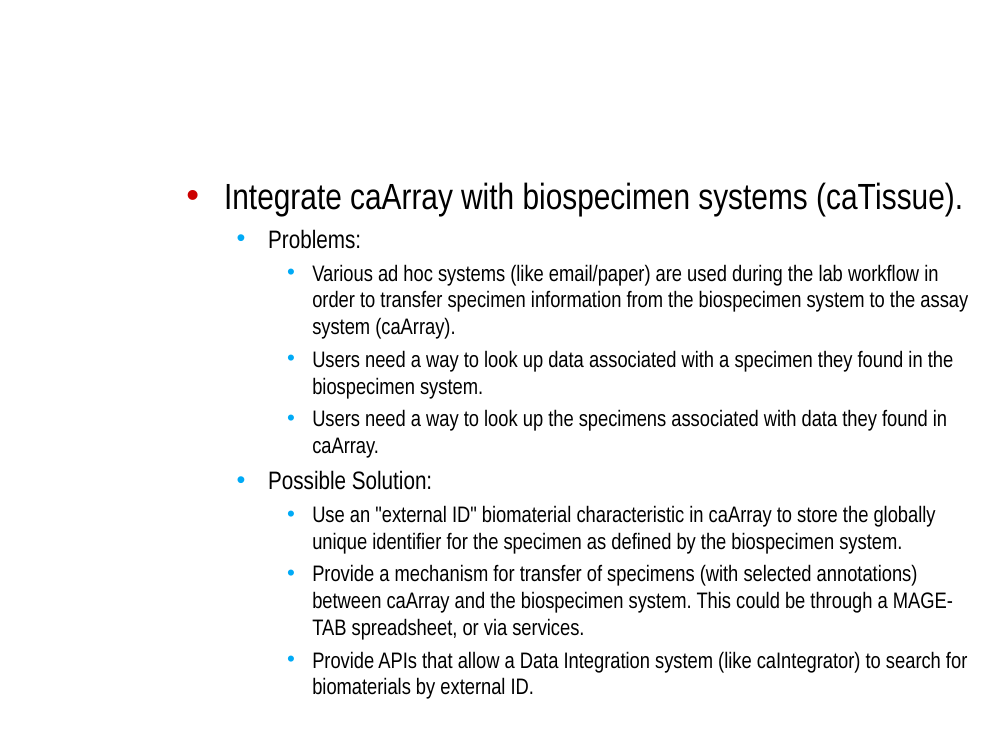
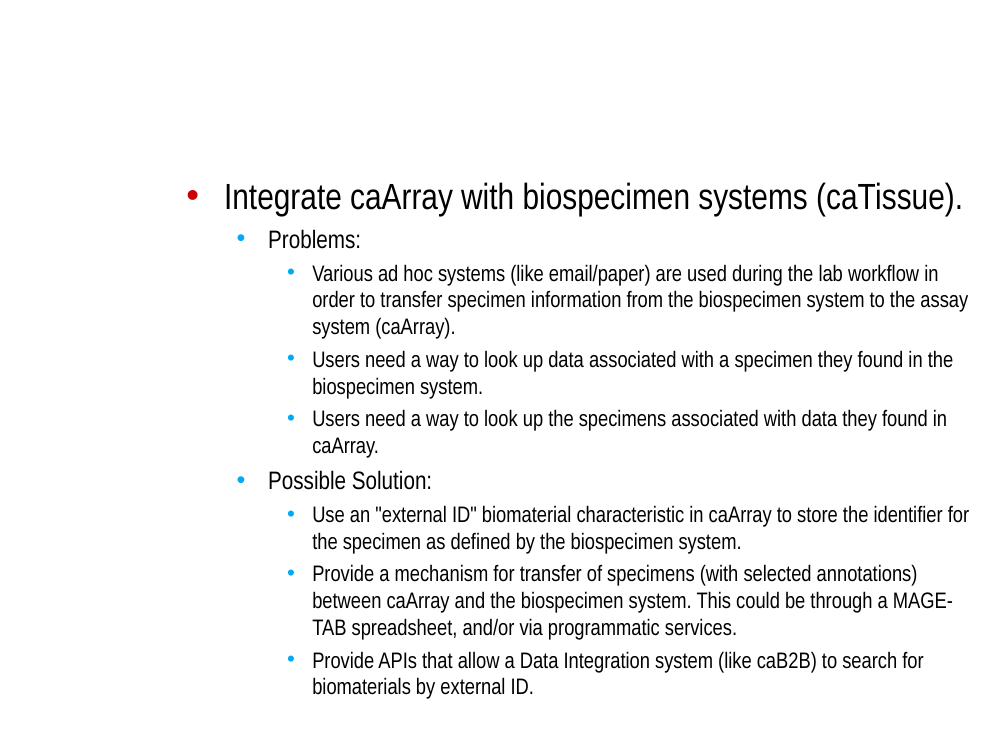
Before and after one commit to NCIP/caarray-docs, a slide deck: slide 7 of project_management/open_meetings/caArray User Community Meeting 2009.06.03.ppt. Drawn at 1008x756 pixels with LibreOffice and Linux fonts; fonts in the diff are those of the drawing; background and template pictures are left out. Boxes give left, top, right and bottom in pixels: in the first picture for what was removed or moved away, otherwise in the second. Text is boxed around its words. In the diff, an @@ line names an element or a change of style, - is before the commit and + after.

Commit message:
Minor edits

```diff
--- a/project_management/open_meetings/caArray User Community Meeting 2009.06.03.ppt
+++ b/project_management/open_meetings/caArray User Community Meeting 2009.06.03.ppt
@@ text at [312, 505, 969, 699]: text changed @@
-    • Use an "external ID" biomaterial characteristic in caArray to store the globally unique identifier for the specimen as defined by the biospecimen system.
-    • Provide a mechanism for transfer of specimens (with selected annotations) between caArray and the biospecimen system. This could be through a MAGE-TAB spreadsheet, or via services.
-    • Provide APIs that allow a Data Integration system (like caIntegrator) to search for biomaterials by external ID.
+    • Use an "external ID" biomaterial characteristic in caArray to store the identifier for the specimen as defined by the biospecimen system.
+    • Provide a mechanism for transfer of specimens (with selected annotations) between caArray and the biospecimen system. This could be through a MAGE-TAB spreadsheet, and/or via programmatic services.
+    • Provide APIs that allow a Data Integration system (like caB2B) to search for biomaterials by external ID.
```
Also in this commit, not shown: 9 other slides changed.
